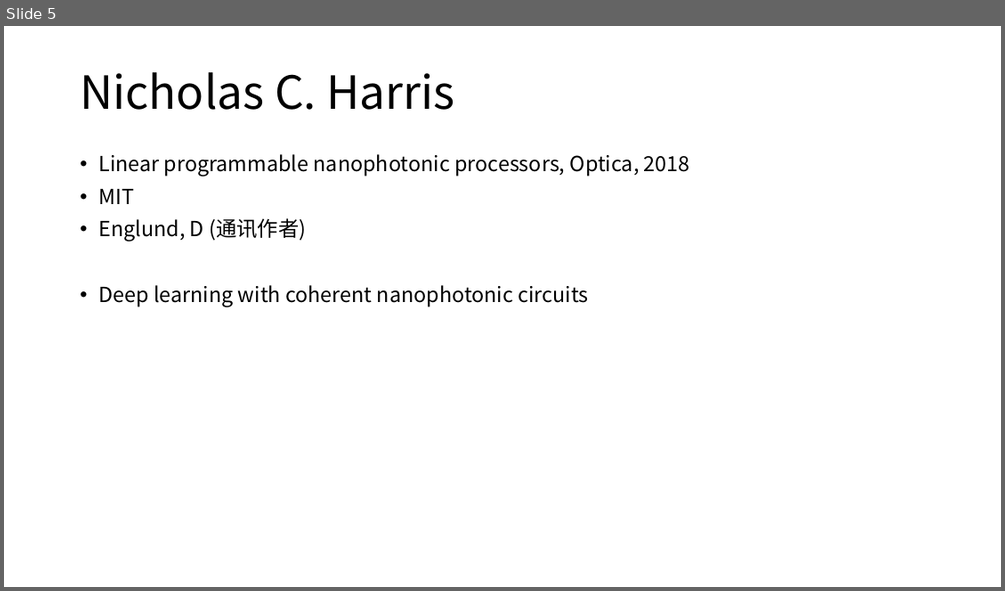
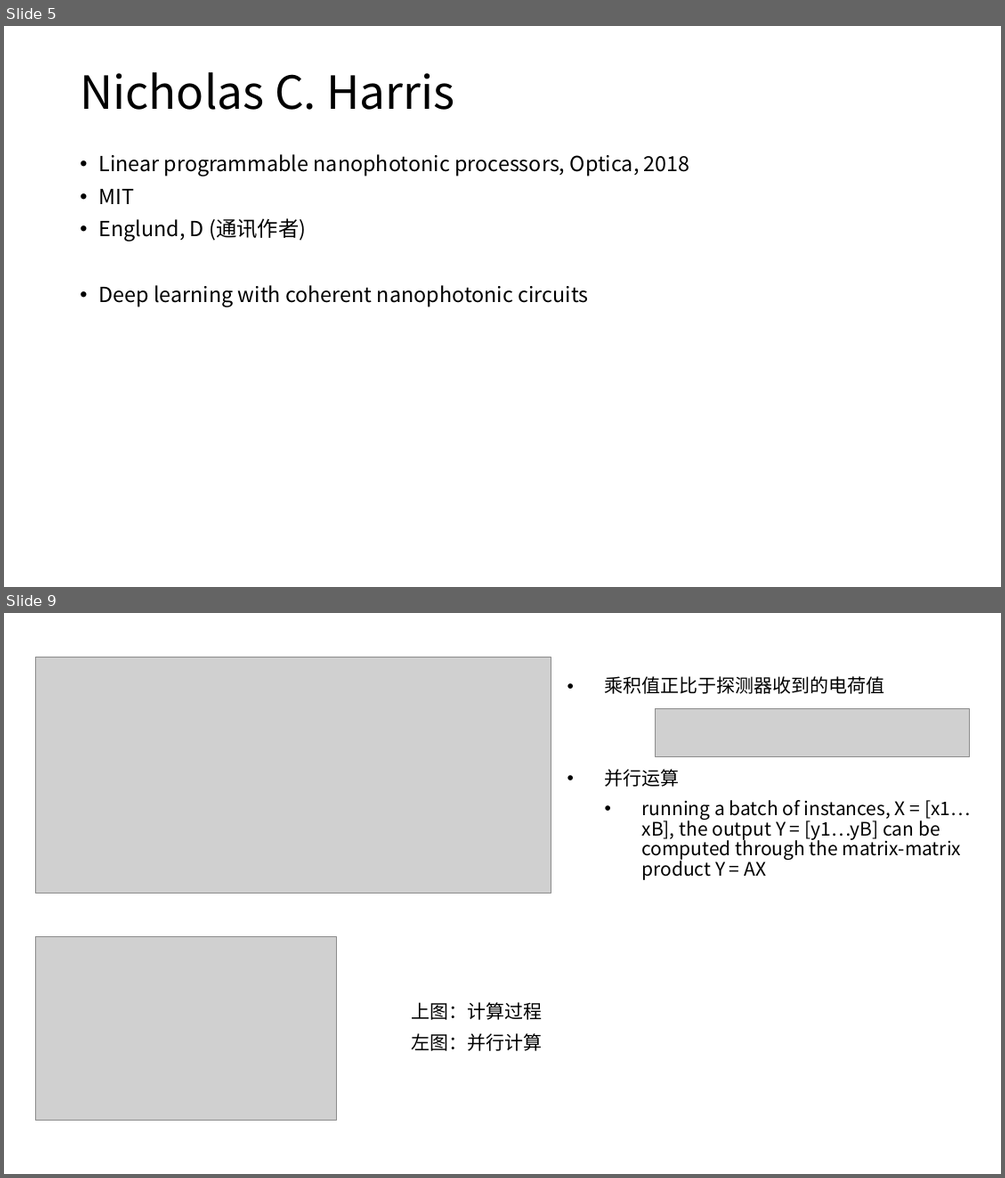
Before and after one commit to lucaschang95/DiscussionWithLin, a slide deck: 20190918 - 光芯片深度学习调研.pptx. Shown one above the other, each under a label of ours: slide 5 before the commit, slides 5 and 9 after it; the slides between them are not shown. The pictures are 1005x591 and 1005x1178 pixels, drawn with LibreOffice and Linux fonts; fonts in the diff are those of the drawing; grey boxes stand for pictures. Boxes give left, top, right and bottom in pixels: in the first picture for what was removed or moved away, otherwise in the second. Text is boxed around its words. In the diff, an @@ line names an element or a change of style, - is before the commit and + after.

```diff
--- a/20190918 - 光芯片深度学习调研.pptx
+++ b/20190918 - 光芯片深度学习调研.pptx
@@ slide 9 added at (x1=4, y1=613, x2=1001, y2=1174), background #FFFFFF @@
@@ picture added at (x1=36, y1=657, x2=550, y2=892) @@
@@ text added at (x1=605, y1=676, x2=970, y2=880), 18 pt, text #000000 @@
+• 乘积值正比于探测器收到的电荷值
+• 并行运算
+  • running a batch of instances, X = [x1…xB], the output Y = [y1…yB] can be computed through the matrix-matrix product Y = AX
@@ picture added at (x1=655, y1=708, x2=970, y2=756) @@
@@ picture added at (x1=36, y1=937, x2=336, y2=1120) @@
@@ text added at (x1=411, y1=1002, x2=542, y2=1051), 18 pt, text #000000 @@
+上图：计算过程
+左图：并行计算
```
Also in this commit, not shown: 3 slides changed, 3 other slides added.
